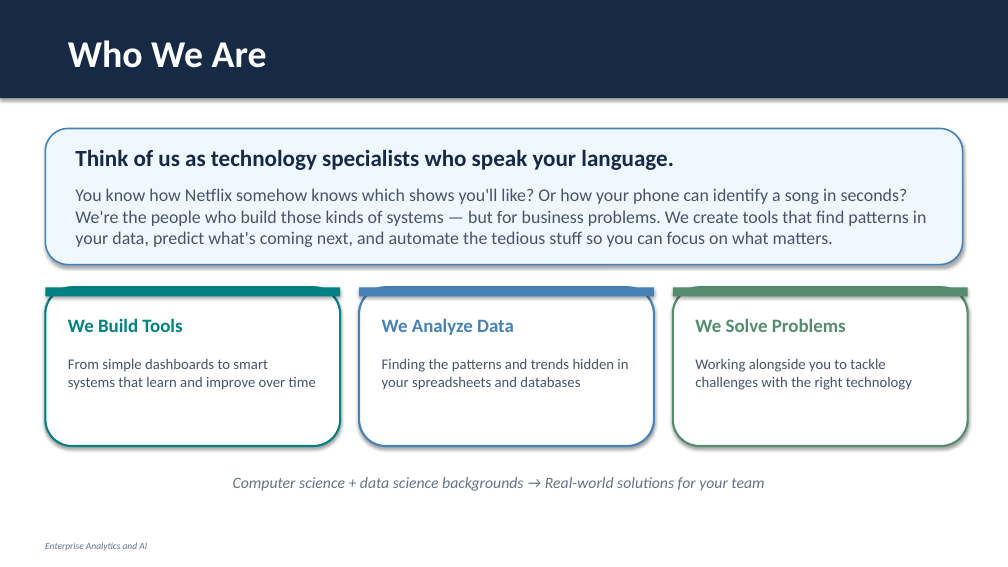
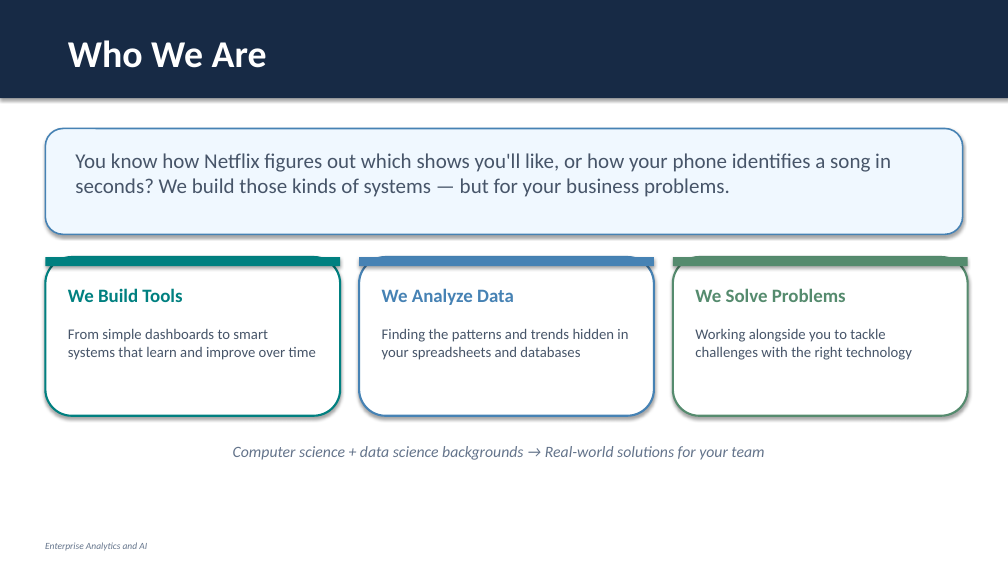
Before and after one commit to sophiajlogan/all, a slide deck: slide 2 of Enterprise_Analytics_AI_Team.pptx. Drawn at 1008x567 pixels with LibreOffice and Linux fonts; fonts in the diff are those of the drawing. Boxes give left, top, right and bottom in pixels: in the first picture for what was removed or moved away, otherwise in the second. Text is boxed around its words. In the diff, an @@ line names an element or a change of style, - is before the commit and + after.

```diff
--- a/Enterprise_Analytics_AI_Team.pptx
+++ b/Enterprise_Analytics_AI_Team.pptx
@@ rounded rectangle: place and size @@
-rounded rectangle at (45,129,963,265)
+rounded rectangle at (45,129,963,234)
@@ text at (75,153,891,197): text changed; size 17 to 20 pt @@
-Think of us as technology specialists who speak your language.
-You know how Netflix somehow knows which shows you'll like? Or how your phone can identify a song in seconds? We're the people who build those kinds of systems — but for business problems. We create tools that find patterns in your data, predict what's coming next, and automate the tedious stuff so you can focus on what matters.
+You know how Netflix figures out which shows you'll like, or how your phone identifies a song in seconds? We build those kinds of systems — but for your business problems.
@@ 7 texts, 3 rounded rectangles, 3 rectangles: place and size @@
-7 texts, 3 rounded rectangles, 3 rectangles at (45,287,968,491)
+7 texts, 3 rounded rectangles, 3 rectangles at (45,257,968,460)
```
Also in this commit, not shown: 2 other slides changed, 1 other file.
